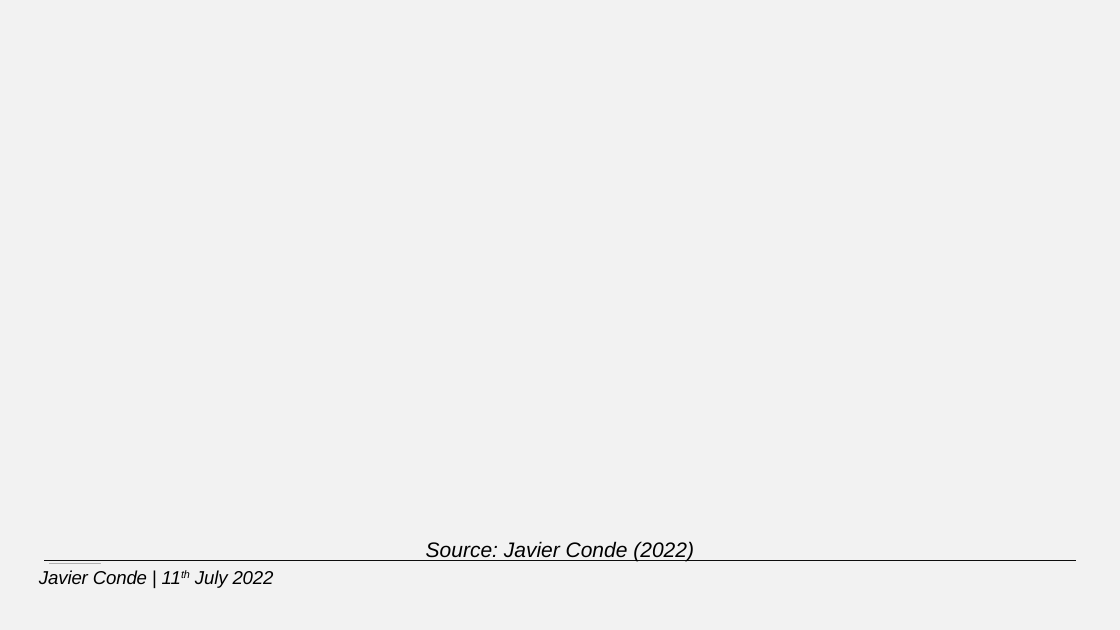
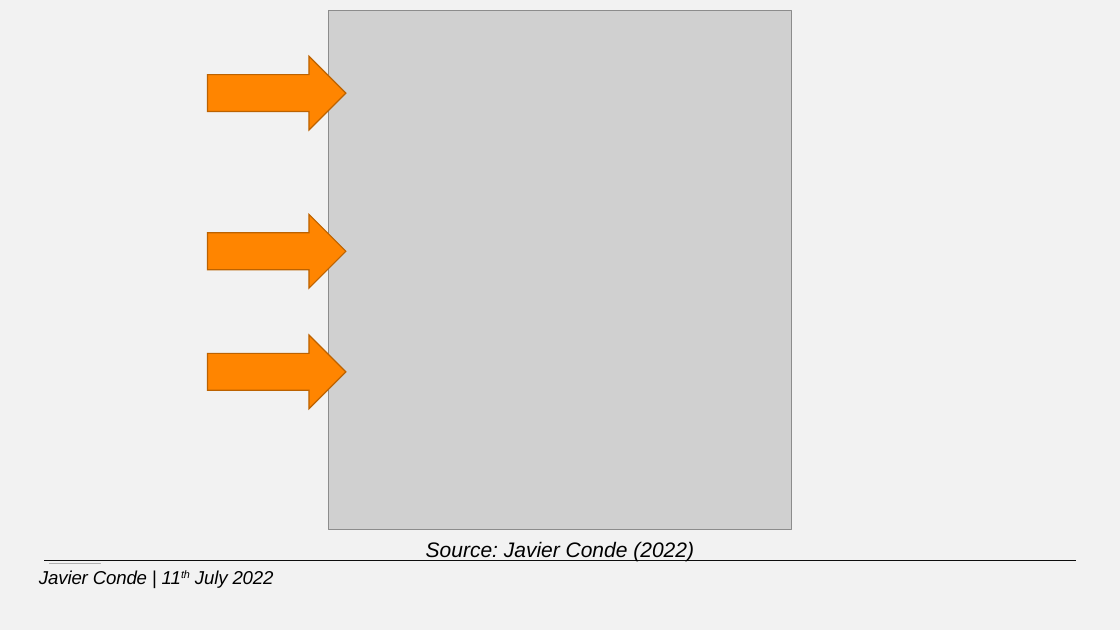
Before and after one commit to JavierConde1976/LSE_DA_COVID_analysis, a slide deck: slide 23 of LSE_DA201_assignment_presentation_Javier_Conde.pptx (slide 22 before the commit). Drawn at 1120x630 pixels with LibreOffice and Linux fonts; fonts in the diff are those of the drawing; grey boxes stand for pictures; background and template pictures are left out. Boxes give left, top, right and bottom in pixels: in the first picture for what was removed or moved away, otherwise in the second. Text is boxed around its words. In the diff, an @@ line names an element or a change of style, - is before the commit and + after.

```diff
--- a/LSE_DA201_assignment_presentation_Javier_Conde.pptx
+++ b/LSE_DA201_assignment_presentation_Javier_Conde.pptx
@@ picture added at bbox=[329, 11, 792, 529] @@
@@ right arrow added at bbox=[208, 56, 346, 130], fill #FF8500, outline #BD6200 1 pt @@
@@ right arrow added at bbox=[208, 214, 346, 288], fill #FF8500, outline #BD6200 1 pt @@
@@ right arrow added at bbox=[208, 335, 346, 409], fill #FF8500, outline #BD6200 1 pt @@
```
Also in this commit, not shown: 1 other slide changed, 1 slide added, 3 other files.
